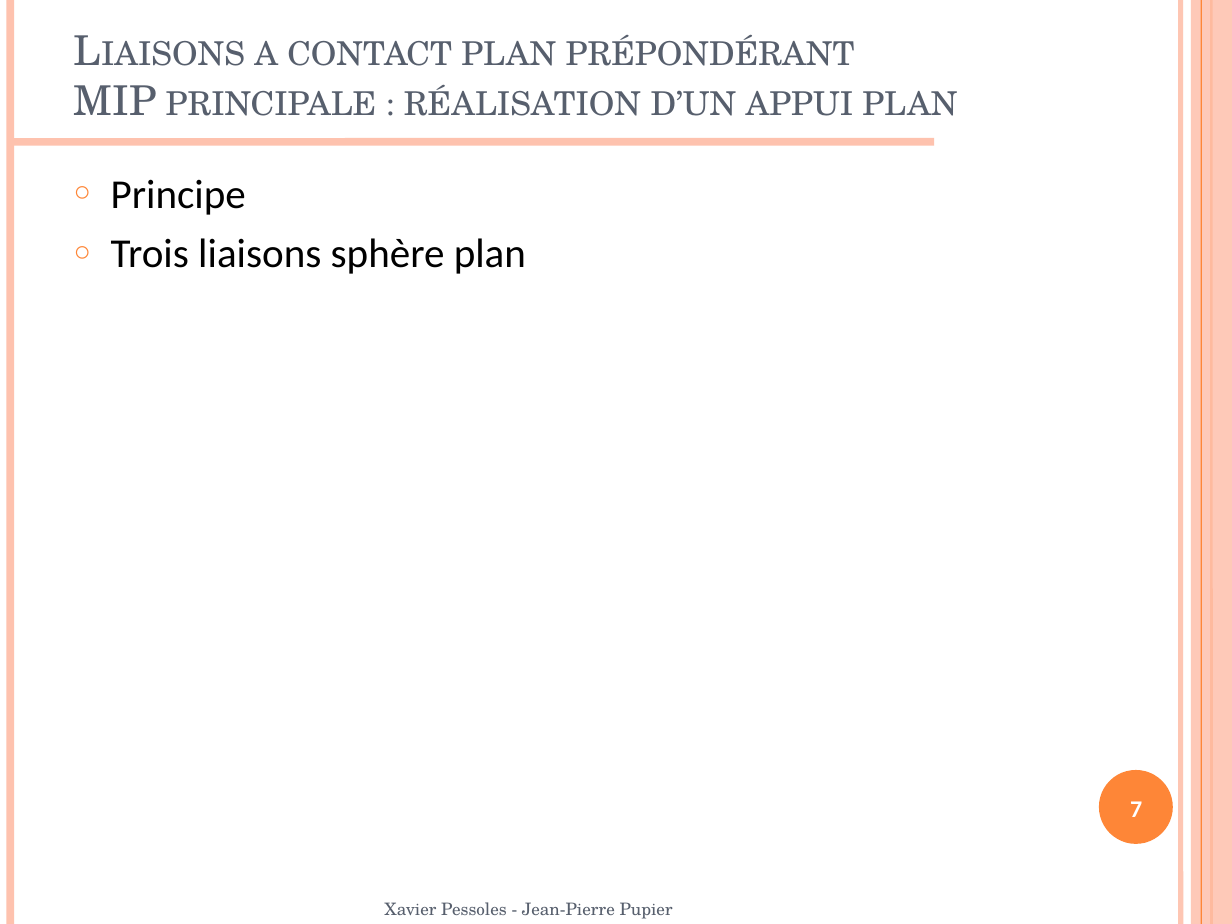
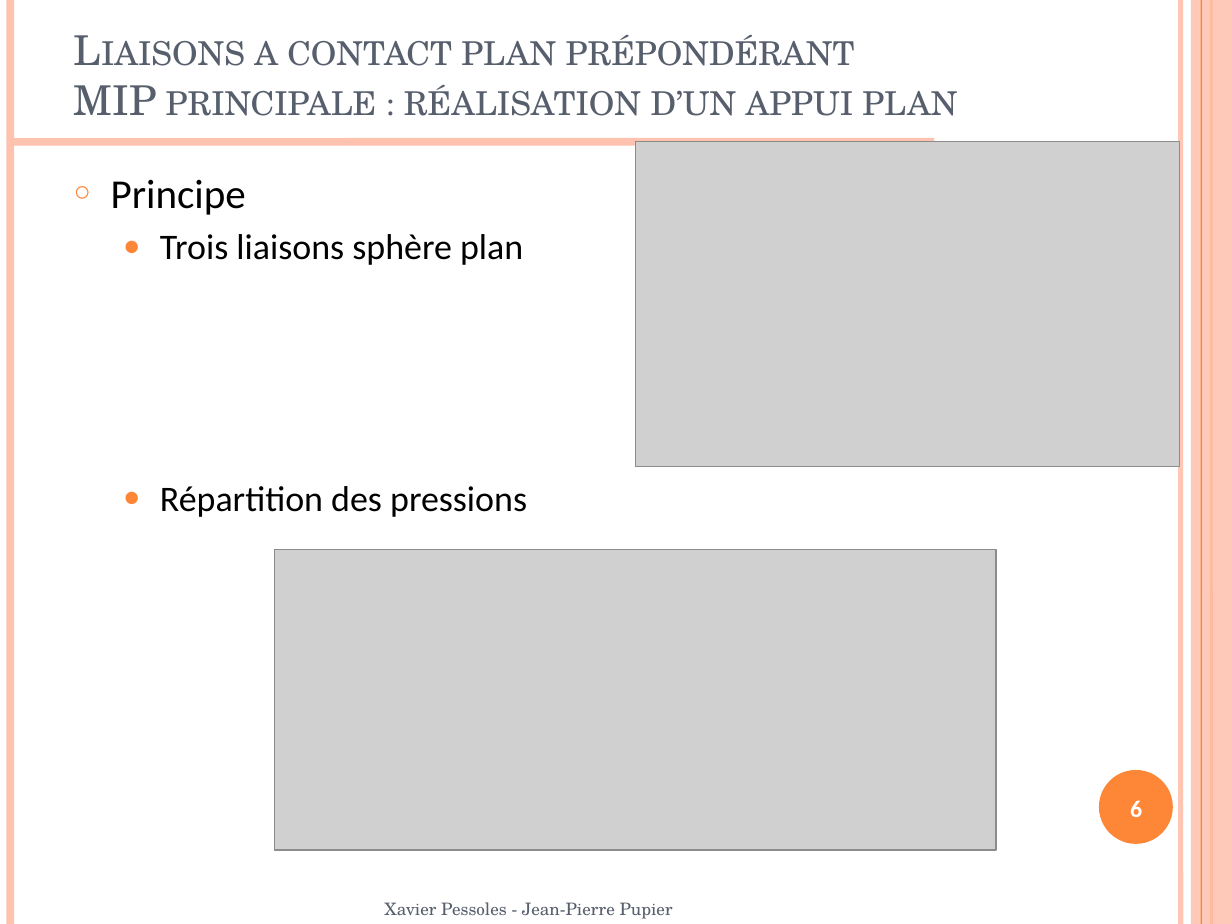
Before and after one commit to xpessoles/07_Etude_Systemes_Mecaniques_Analyser_Concevoir_Realiser, a slide deck: slide 6 of Concevoir/03_LiaisonsEncastrementDemontables/Cours/PPT/07_Cpt_03_LiaisonEncastrement.pptx (slide 7 before the commit). Drawn at 1232x924 pixels with LibreOffice and Linux fonts; fonts in the diff are those of the drawing; grey boxes stand for pictures; background and template pictures are left out. Boxes give left, top, right and bottom in pixels: in the first picture for what was removed or moved away, otherwise in the second. Text is boxed around its words. In the diff, an @@ line names an element or a change of style, - is before the commit and + after.

```diff
--- a/Concevoir/03_LiaisonsEncastrementDemontables/Cours/PPT/07_Cpt_03_LiaisonEncastrement.pptx
+++ b/Concevoir/03_LiaisonsEncastrementDemontables/Cours/PPT/07_Cpt_03_LiaisonEncastrement.pptx
@@ picture added at [636,142,1180,467] @@
@@ text at [160,234,523,265]: size 24 to 21 pt in "Trois liaisons sphère plan"; bullet ○ to ●; list level 1 to 2 in "Trois liaisons sphère plan" @@
@@ text at [160,486,527,517]: paragraph added @@
+  ● Répartition des pressions
@@ picture added at [275,549,995,850] @@
@@ page number at [1130,800,1142,817]: text changed @@
-7
+6
```
Also in this commit, not shown: 19 other slides changed, 9 slides added, 1 slide removed, 1 other file.
